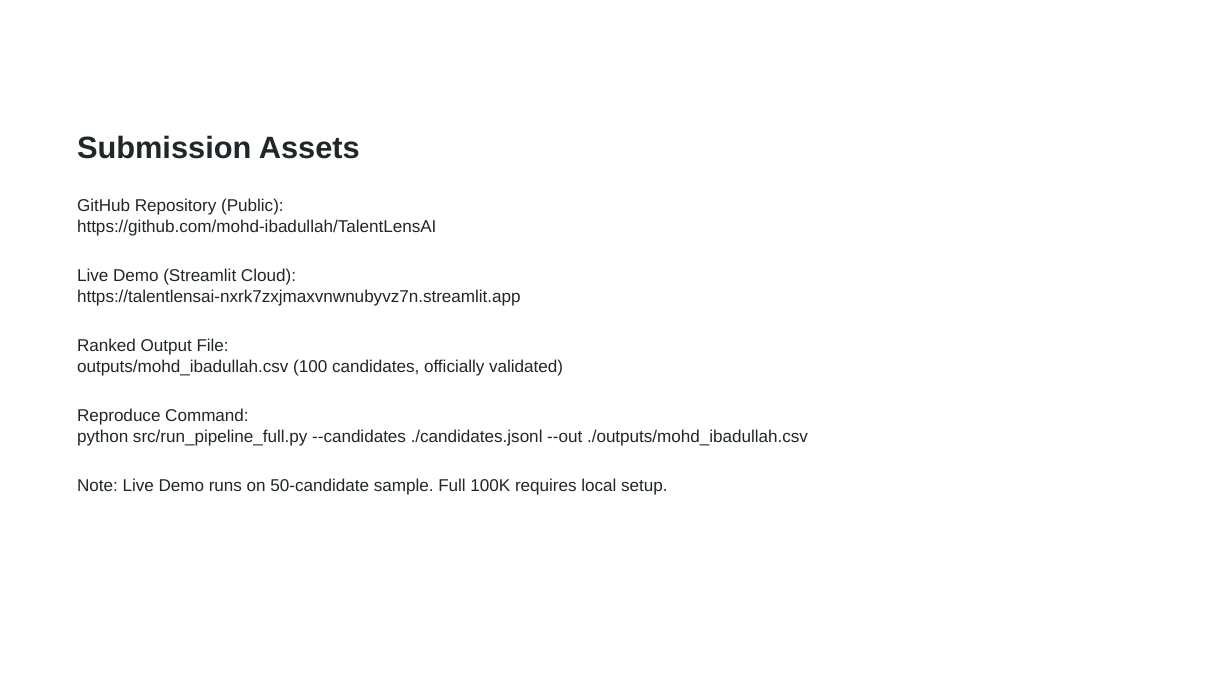
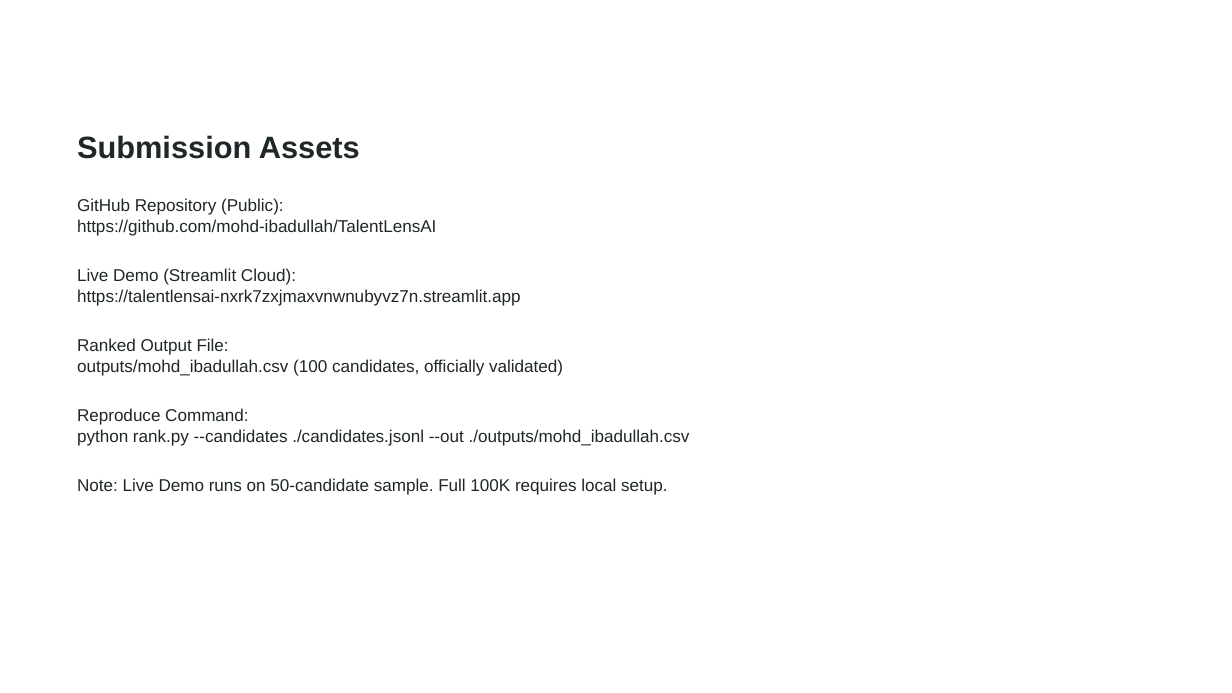
Before and after one commit to mohd-ibadullah/TalentLensAI, a slide deck: slide 10 of TalentLensAI_Submission.pptx. Drawn at 1232x693 pixels with LibreOffice and Linux fonts; fonts in the diff are those of the drawing; background and template pictures are left out. Boxes give left, top, right and bottom in pixels: in the first picture for what was removed or moved away, otherwise in the second. Text is boxed around its words. In the diff, an @@ line names an element or a change of style, - is before the commit and + after.

```diff
--- a/TalentLensAI_Submission.pptx
+++ b/TalentLensAI_Submission.pptx
@@ text at [77,429,690,446]: text changed @@
-python src/run_pipeline_full.py --candidates ./candidates.jsonl --out ./outputs/mohd_ibadullah.csv
+python rank.py --candidates ./candidates.jsonl --out ./outputs/mohd_ibadullah.csv
```
Also in this commit, not shown: 5 other slides changed, 3 other files.
